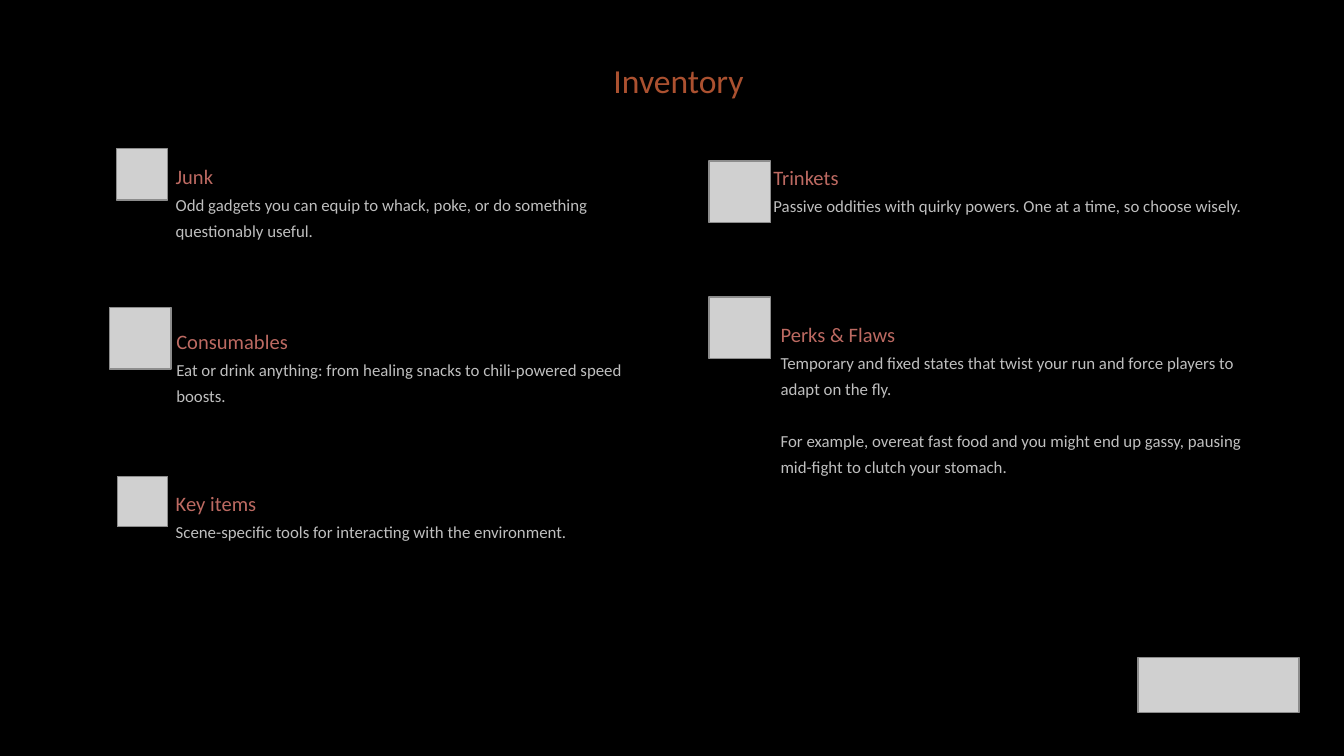
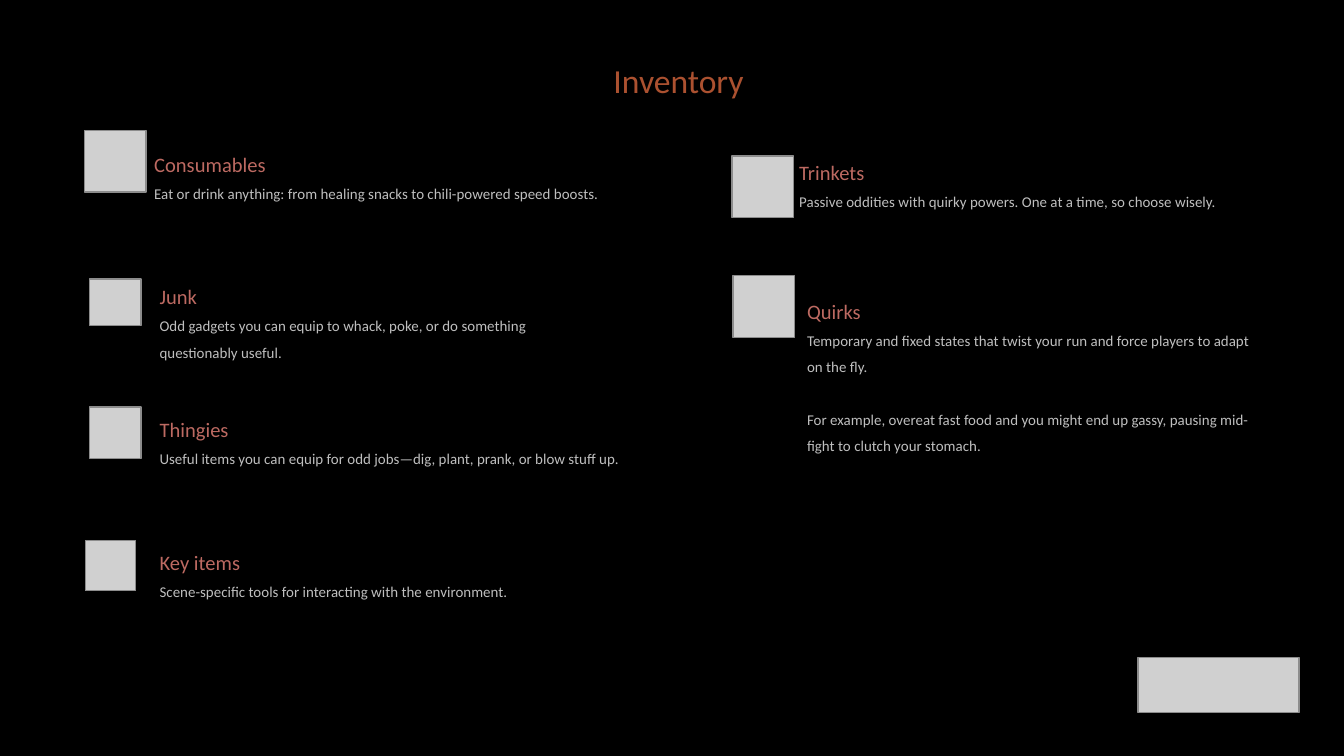
Before and after one commit to diegohcanepa/Remizione, a slide deck: slide 8 of Pitch Deck.pptx. Drawn at 1344x756 pixels with LibreOffice and Linux fonts; fonts in the diff are those of the drawing; grey boxes stand for pictures; background and template pictures are left out. Boxes give left, top, right and bottom in pixels: in the first picture for what was removed or moved away, otherwise in the second. Text is boxed around its words. In the diff, an @@ line names an element or a change of style, - is before the commit and + after.

```diff
--- a/Pitch Deck.pptx
+++ b/Pitch Deck.pptx
@@ picture: place and size @@
-picture at box(110, 308, 172, 370)
+picture at box(85, 130, 146, 192)
@@ text "Consumables": place and size @@
-text "Consumables" at box(176, 334, 621, 402)
+text "Consumables" at box(154, 157, 598, 202)
@@ text "Trinkets": place and size @@
-text "Trinkets" at box(773, 170, 1241, 215)
+text "Trinkets" at box(799, 165, 1215, 210)
@@ picture: place and size @@
-picture at box(710, 161, 771, 223)
+picture at box(732, 156, 794, 218)
@@ text at box(154, 188, 598, 202): size 9 to 8 pt in "Eat or drink anything: from healing snacks ..." @@
@@ text at box(799, 196, 1215, 210): size 9 to 8 pt in "Passive oddities with quirky powers. One at ..." @@
@@ text "Junk": place and size @@
-text "Junk" at box(176, 169, 587, 240)
+text "Junk" at box(160, 289, 526, 361)
@@ picture added at box(90, 280, 141, 327) @@
@@ picture: place and size @@
-picture at box(710, 297, 771, 359)
+picture at box(732, 276, 794, 337)
@@ subtitle "Quirks": place and size @@
-subtitle "Quirks" at box(781, 327, 1241, 476)
+subtitle "Quirks" at box(807, 304, 1249, 454)
@@ text at box(160, 320, 526, 361): size 9 to 8 pt @@
@@ subtitle at box(807, 304, 861, 322): text changed @@
-Perks & Flaws
+Quirks
@@ subtitle at box(807, 335, 1249, 454): size 9 to 8 pt @@
@@ picture: place and size @@
-picture at box(117, 149, 168, 200)
+picture at box(90, 407, 141, 458)
@@ text added at box(160, 422, 618, 467), 8 pt, text #BFBFBF @@
+Thingies
+Useful items you can equip for odd jobs—dig, plant, prank, or blow stuff up.
@@ text "Key items": place and size @@
-text "Key items" at box(176, 497, 566, 541)
+text "Key items" at box(160, 556, 507, 600)
@@ picture: place and size @@
-picture at box(117, 477, 167, 527)
+picture at box(85, 540, 134, 590)
@@ text at box(160, 586, 507, 600): size 9 to 8 pt in "Scene-specific tools for interacting with the environment." @@
```
Also in this commit, not shown: 33 other files.
